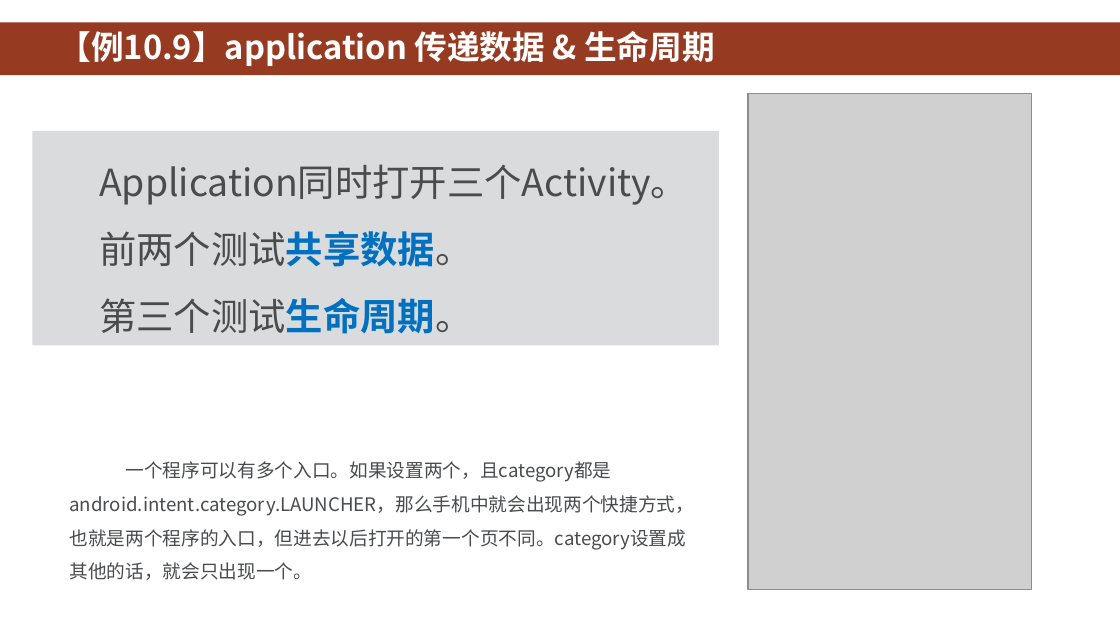
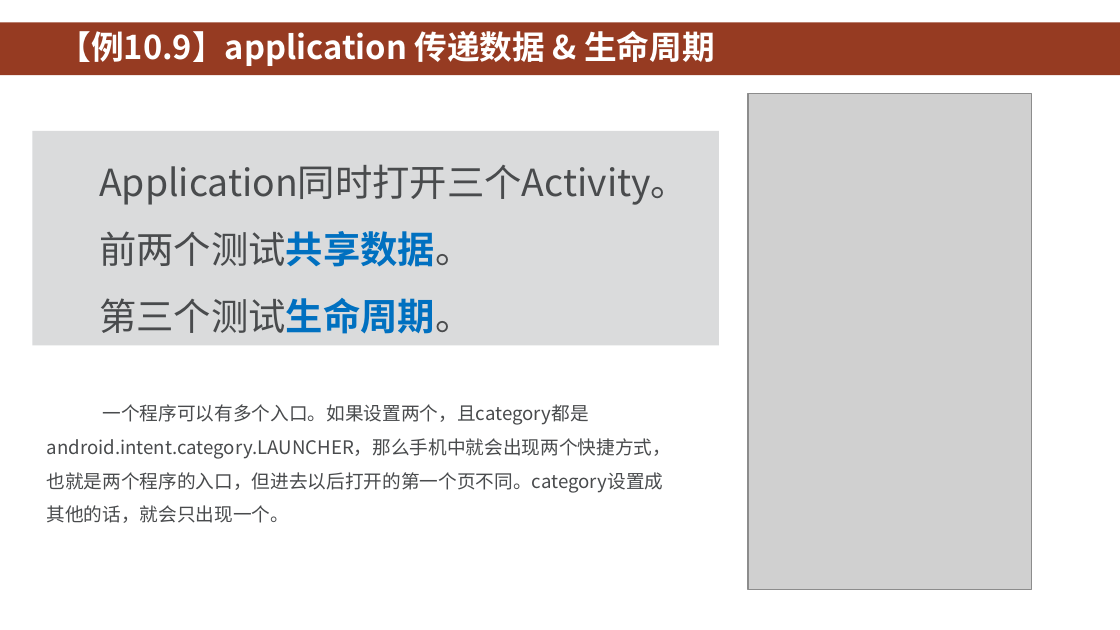
Before and after one commit to HBU/Android-PPT, a slide deck: slide 25 of 10.0 -- 线程 ------- 第10章.pptx (slide 28 before the commit). Drawn at 1120x630 pixels with LibreOffice and Linux fonts; fonts in the diff are those of the drawing; grey boxes stand for pictures; background and template pictures are left out. Boxes give left, top, right and bottom in pixels: in the first picture for what was removed or moved away, otherwise in the second. Text is boxed around its words. In the diff, an @@ line names an element or a change of style, - is before the commit and + after.

```diff
--- a/10.0 -- 线程 ------- 第10章.pptx
+++ b/10.0 -- 线程 ------- 第10章.pptx
@@ text "一个程序可以有多个入口。如果设置两个，且category都是android.intent.category.LAUNCH ...": place and size @@
-text "一个程序可以有多个入口。如果设置两个，且category都是android.intent.category.LAUNCH ..." at bbox=[69, 461, 694, 580]
+text "一个程序可以有多个入口。如果设置两个，且category都是android.intent.category.LAUNCH ..." at bbox=[47, 404, 672, 523]
```
Also in this commit, not shown: 14 other slides changed, 3 slides removed.
